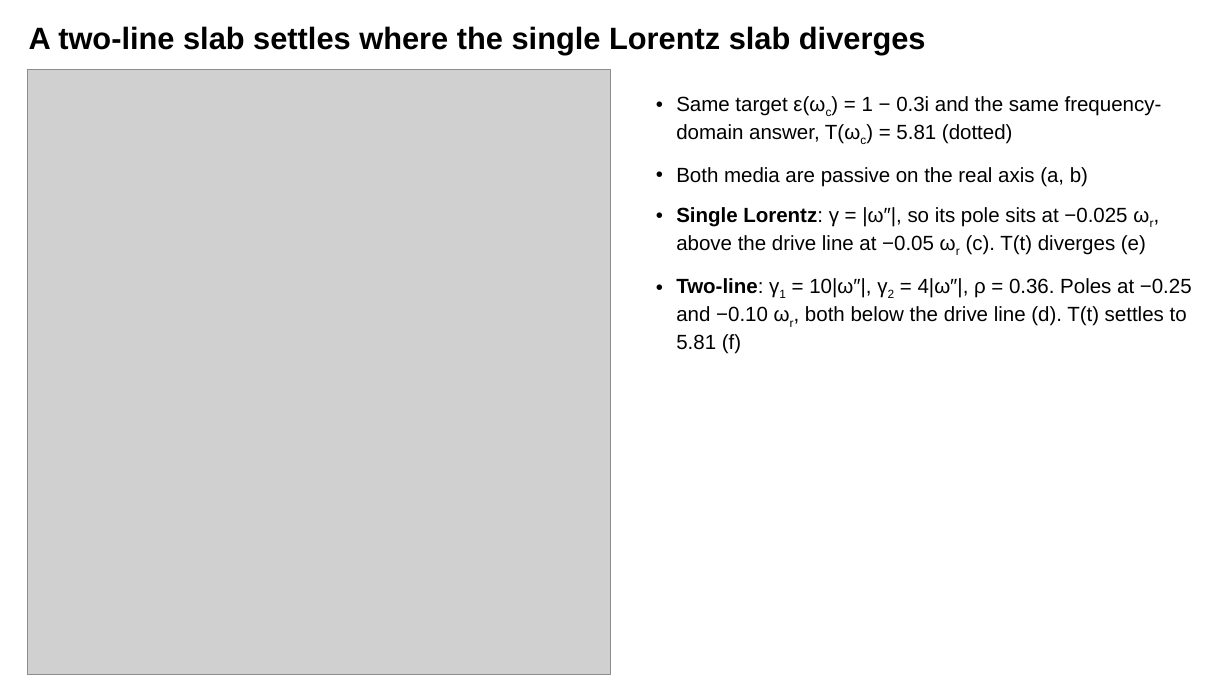
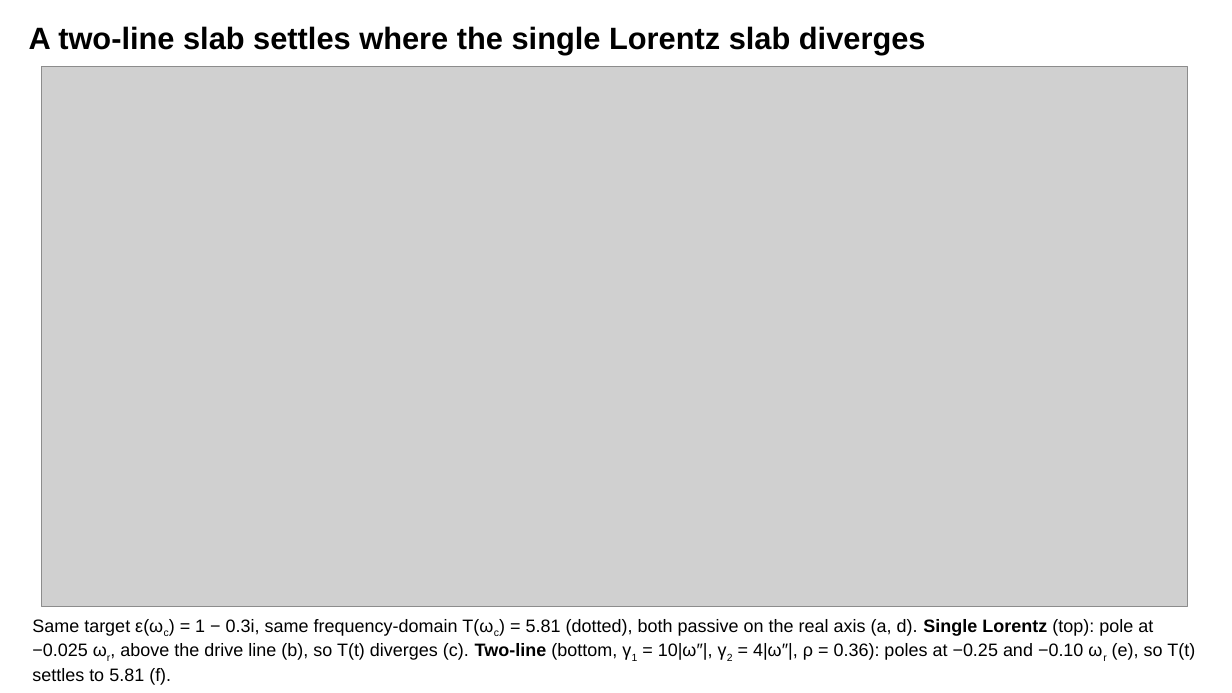
Before and after one commit to 1kunal1997/Spatial-Kramers-Kronig, a slide deck: slide 8 of Presentations/2026Nov17_complex_freq_sKK.pptx. Drawn at 1232x693 pixels with LibreOffice and Linux fonts; fonts in the diff are those of the drawing; grey boxes stand for pictures. Boxes give left, top, right and bottom in pixels: in the first picture for what was removed or moved away, otherwise in the second. Text is boxed around its words. In the diff, an @@ line names an element or a change of style, - is before the commit and + after.

```diff
--- a/Presentations/2026Nov17_complex_freq_sKK.pptx
+++ b/Presentations/2026Nov17_complex_freq_sKK.pptx
@@ picture resized from (x1=28, y1=69, x2=611, y2=675) to (x1=42, y1=67, x2=1188, y2=606) @@
@@ text at (x1=32, y1=619, x2=1195, y2=685): text changed; size 16 to 14 pt @@
-• Same target ε(ωc) = 1 − 0.3i and the same frequency-domain answer, T(ωc) = 5.81 (dotted)
-• Both media are passive on the real axis (a, b)
-• Single Lorentz: γ = |ω″|, so its pole sits at −0.025 ωr, above the drive line at −0.05 ωr (c). T(t) diverges (e)
-• Two-line: γ1 = 10|ω″|, γ2 = 4|ω″|, ρ = 0.36. Poles at −0.25 and −0.10 ωr, both below the drive line (d). T(t) settles to 5.81 (f)
+Same target ε(ωc) = 1 − 0.3i, same frequency-domain T(ωc) = 5.81 (dotted), both passive on the real axis (a, d). Single Lorentz (top): pole at −0.025 ωr, above the drive line (b), so T(t) diverges (c). Two-line (bottom, γ1 = 10|ω″|, γ2 = 4|ω″|, ρ = 0.36): poles at −0.25 and −0.10 ωr (e), so T(t) settles to 5.81 (f).
```
Also in this commit, not shown: 2 other files.
